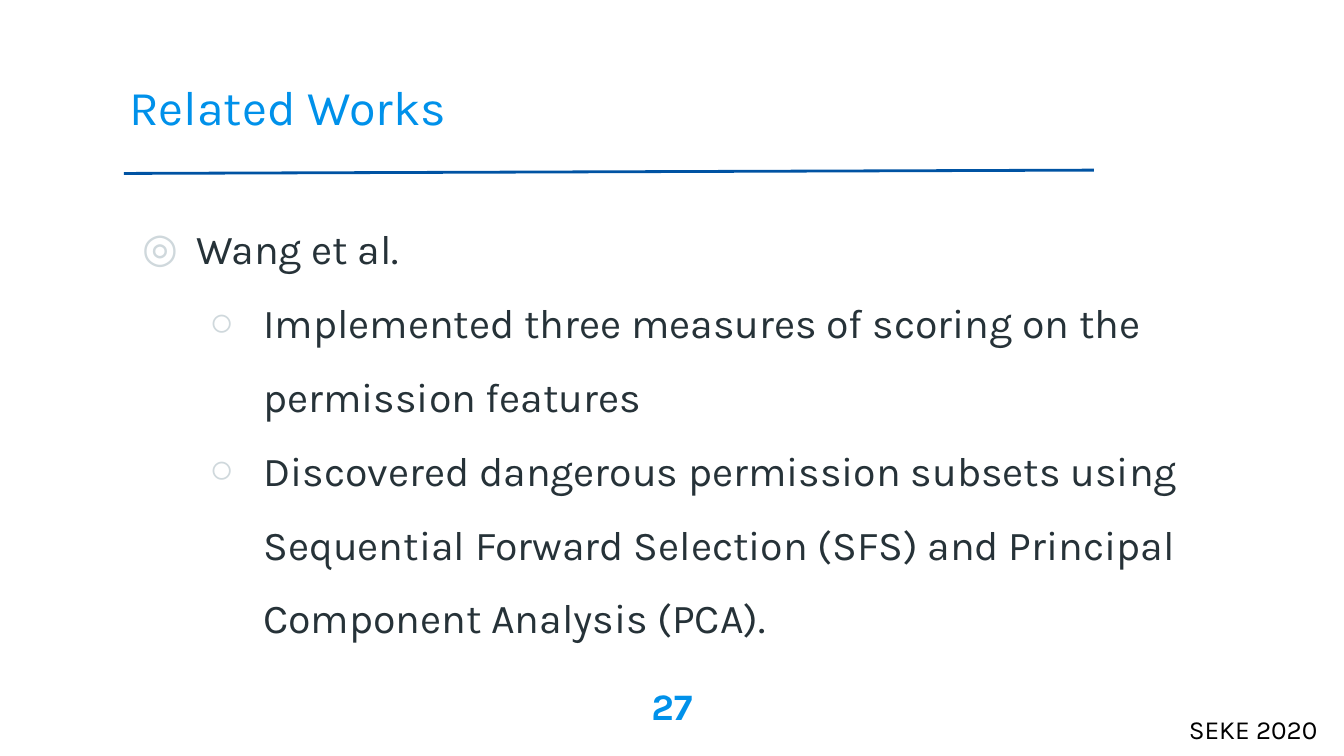
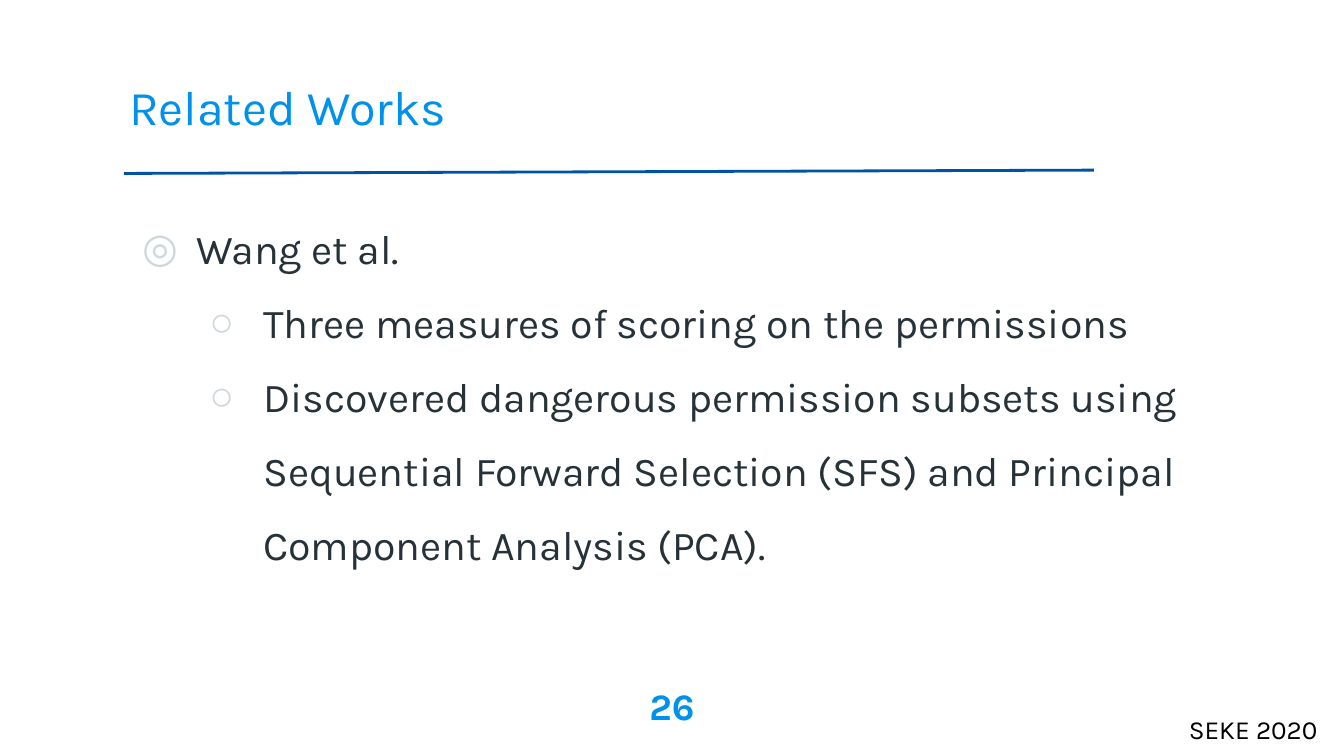
Before and after one commit to galib19/MS_Thesis, a slide deck: slide 26 of SEKE'20/paper143.ppt (slide 27 before the commit). Drawn at 1344x756 pixels with LibreOffice and Linux fonts; fonts in the diff are those of the drawing; background and template pictures are left out. Boxes give left, top, right and bottom in pixels: in the first picture for what was removed or moved away, otherwise in the second. Text is boxed around its words. In the diff, an @@ line names an element or a change of style, - is before the commit and + after.

```diff
--- a/SEKE'20/paper143.ppt
+++ b/SEKE'20/paper143.ppt
@@ text at <box>263,309,1128,348</box>: text changed @@
-  ○ Implemented three measures of scoring on the permission features
+  ○ Three measures of scoring on the permissions
@@ page number at <box>649,695,694,721</box>: text changed @@
-27
+26
```
Also in this commit, not shown: 9 other slides changed, 1 slide removed, 2 other files.
